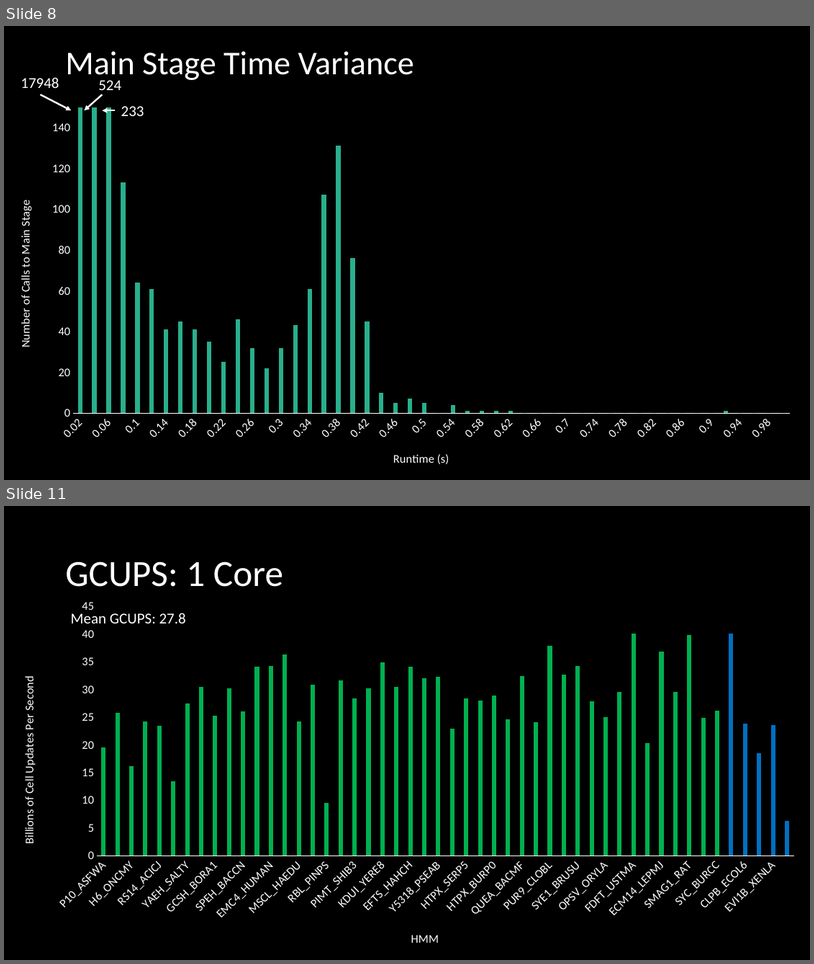
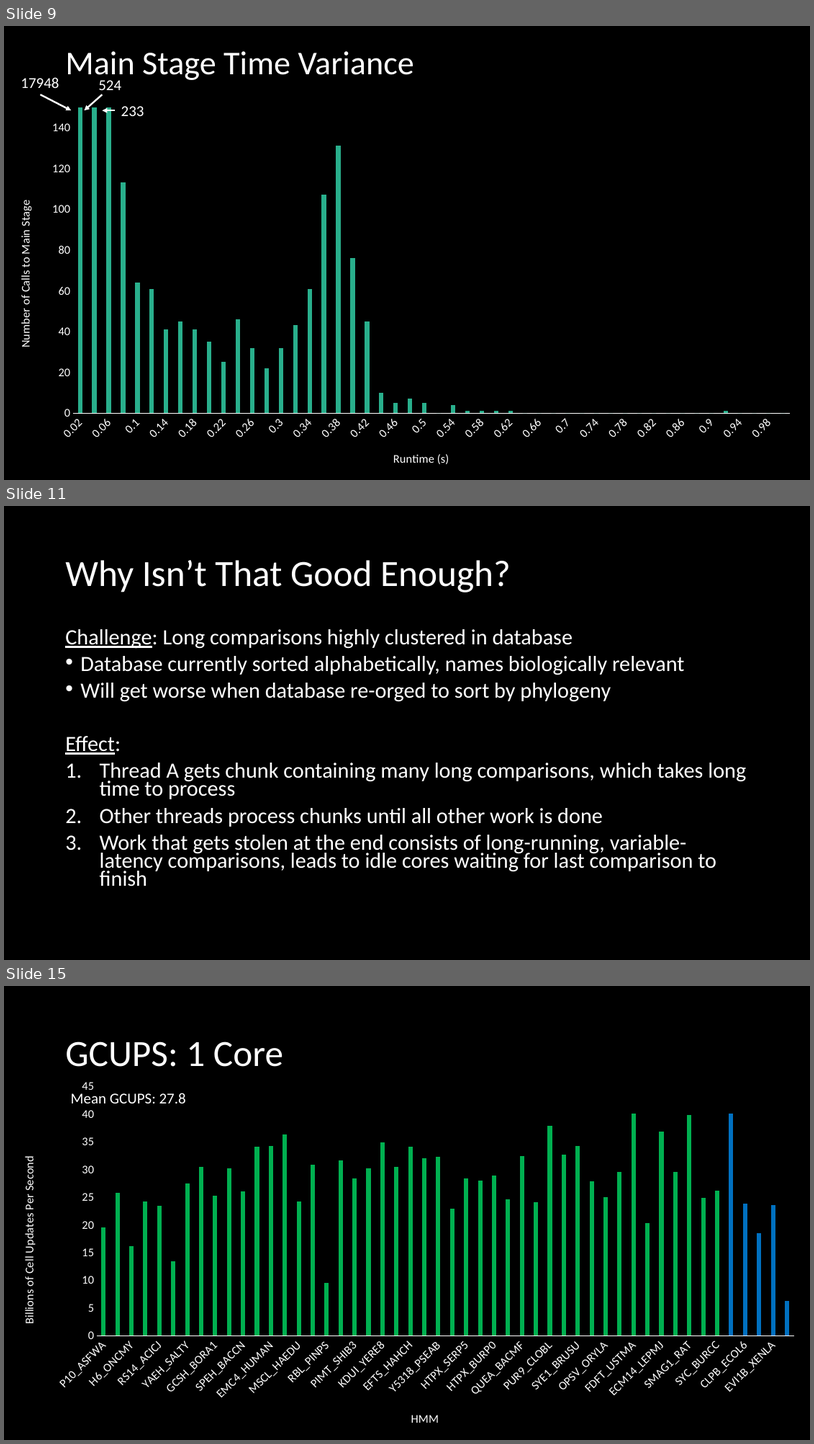
Before and after one commit to npcarter/data, a slide deck: Lab Meeting 5_25_17.pptx. Shown one above the other, each under a label of ours: slides 8 and 11 before the commit, slides 9, 11 and 15 after it; the slides between them are not shown. The pictures are 814x964 and 814x1444 pixels, drawn with LibreOffice and Linux fonts; fonts in the diff are those of the drawing. Boxes give left, top, right and bottom in pixels: in the first picture for what was removed or moved away, otherwise in the second. Text is boxed around its words. In the diff, an @@ line names an element or a change of style, - is before the commit and + after.

```diff
--- a/Lab Meeting 5_25_17.pptx
+++ b/Lab Meeting 5_25_17.pptx
@@ slide 11 added at [4,506,810,960], background #000000 @@
@@ title added at [65,560,511,592], 44 pt, text #FFFFFF @@
+Why Isn’t That Good Enough?
@@ text added at [65,629,746,886], 25.9 pt, text #FFFFFF @@
+Challenge: Long comparisons highly clustered in database
+• Database currently sorted alphabetically, names biologically relevant
+• Will get worse when database re-orged to sort by phylogeny
+Effect:
+1. Thread A gets chunk containing many long comparisons, which takes long time to process
+2. Other threads process chunks until all other work is done
+3. Work that gets stolen at the end consists of long-running, variable-latency comparisons, leads to idle cores waiting for last comparison to finish
@@ what was slide 8 is now slide 9 @@
@@ what was slide 11 is now slide 15 @@
```
Also in this commit, not shown: 4 slides changed, 7 other slides added, 1 other file.
